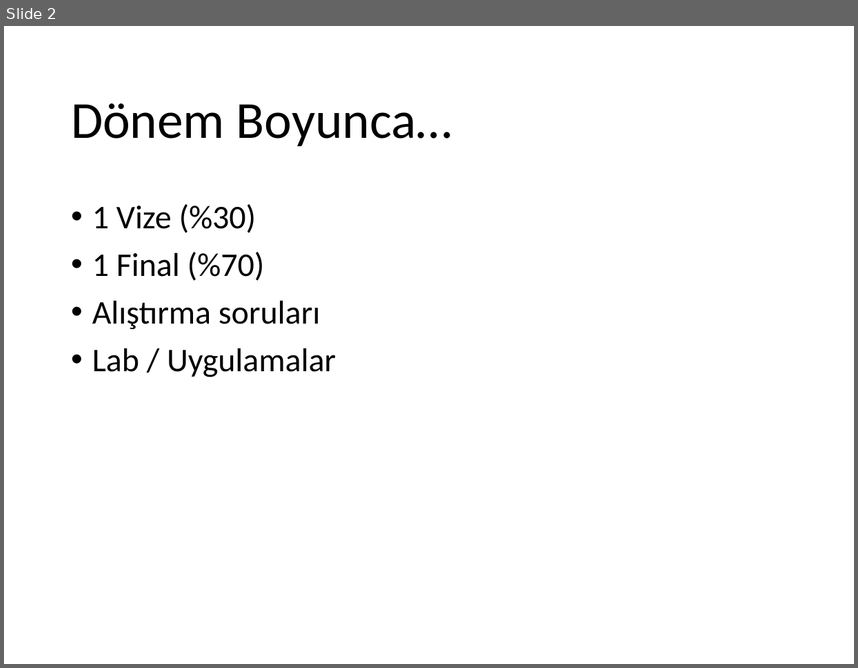
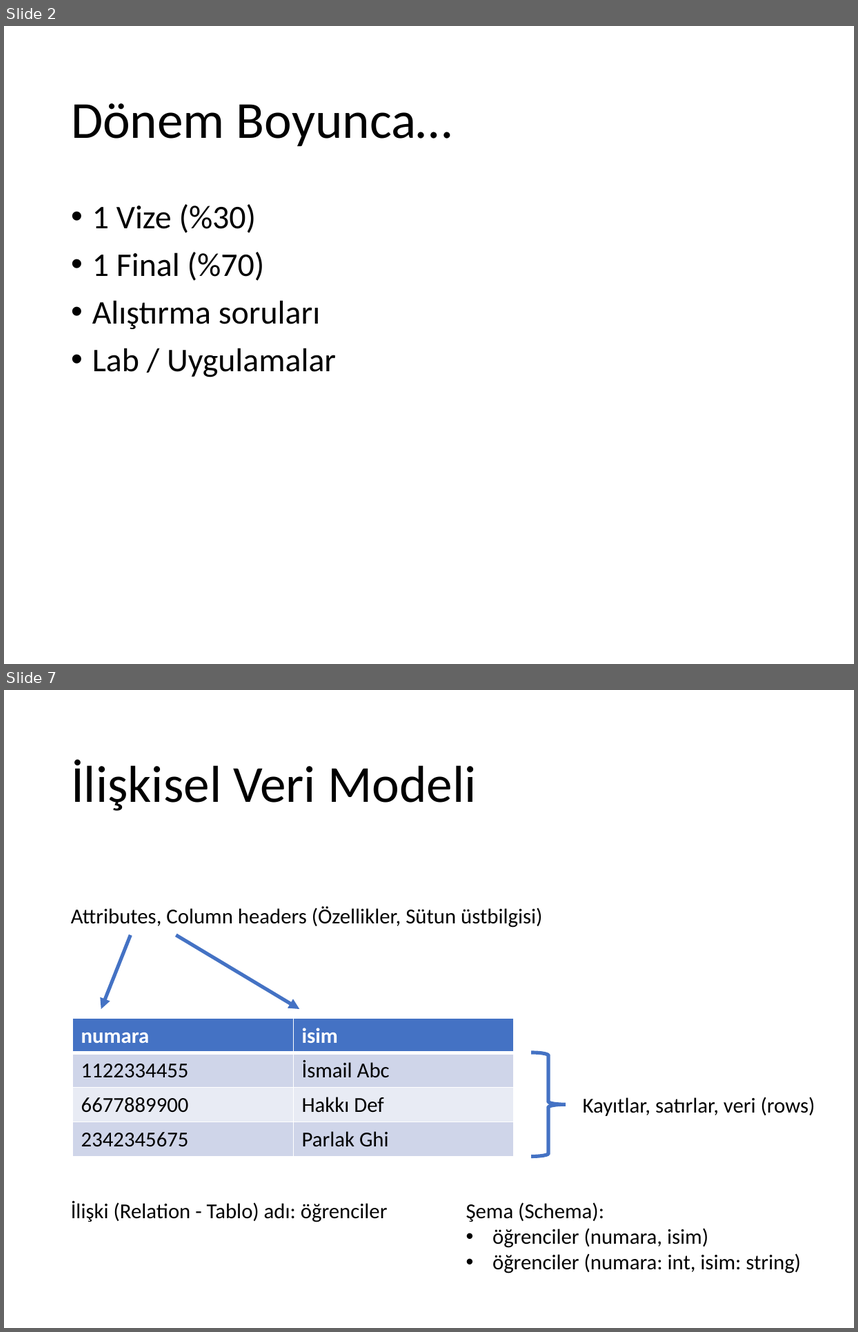
Before and after one commit to ihpar/dbms, a slide deck: Slides/Ders 0.pptx. Shown one above the other, each under a label of ours: slide 2 before the commit, slides 2 and 7 after it; the slides between them are not shown. The pictures are 858x668 and 858x1332 pixels, drawn with LibreOffice and Linux fonts; fonts in the diff are those of the drawing. Boxes give left, top, right and bottom in pixels: in the first picture for what was removed or moved away, otherwise in the second. Text is boxed around its words. In the diff, an @@ line names an element or a change of style, - is before the commit and + after.

```diff
--- a/Slides/Ders 0.pptx
+++ b/Slides/Ders 0.pptx
@@ slide 7 added at [4,690,854,1328], background #FFFFFF @@
@@ title added at [71,759,476,811], 44 pt, text #000000 @@
+İlişkisel Veri Modeli
@@ text added at [71,906,542,927], 18 pt, text #000000 @@
+Attributes, Column headers (Özellikler, Sütun üstbilgisi)
@@ arrow added from (131, 935) to (101, 1009), #4472C4 3 pt @@
@@ arrow added from (176, 935) to (300, 1009), #4472C4 3 pt @@
@@ table added at [73,1018,515,1156], 4 rows, 2 columns @@
+numara | isim
+1122334455 | İsmail Abc
+6677889900 | Hakkı Def
+2342345675 | Parlak Ghi
@@ right brace added at [531,1052,565,1156], outline #4472C4 3 pt @@
@@ text added at [583,1096,815,1116], 18 pt, text #000000 @@
+Kayıtlar, satırlar, veri (rows)
@@ text added at [71,1201,388,1222], 18 pt, text #000000 @@
+İlişki (Relation - Tablo) adı: öğrenciler
@@ text added at [466,1202,801,1273], 18 pt, text #000000 @@
+Şema (Schema):
+• öğrenciler (numara, isim)
+• öğrenciler (numara: int, isim: string)
```
Also in this commit, not shown: 1 slide changed, 5 other slides added.
